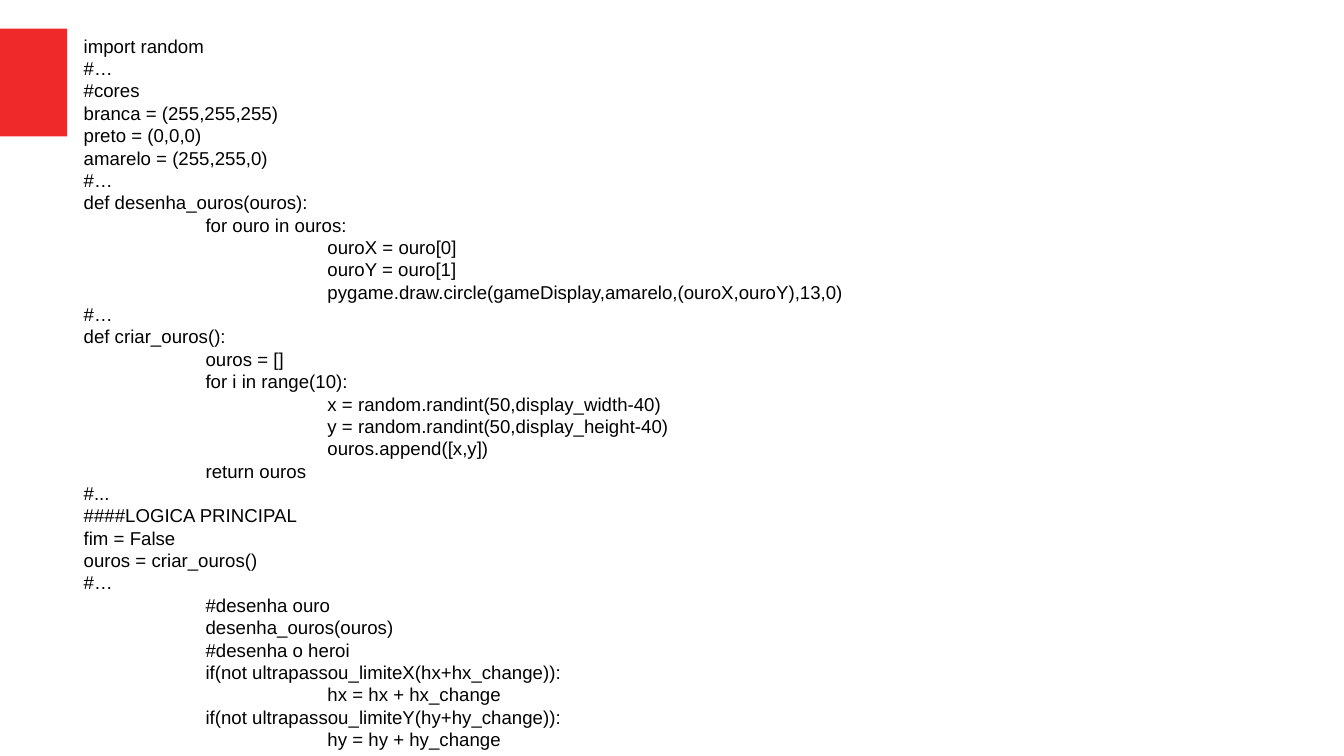
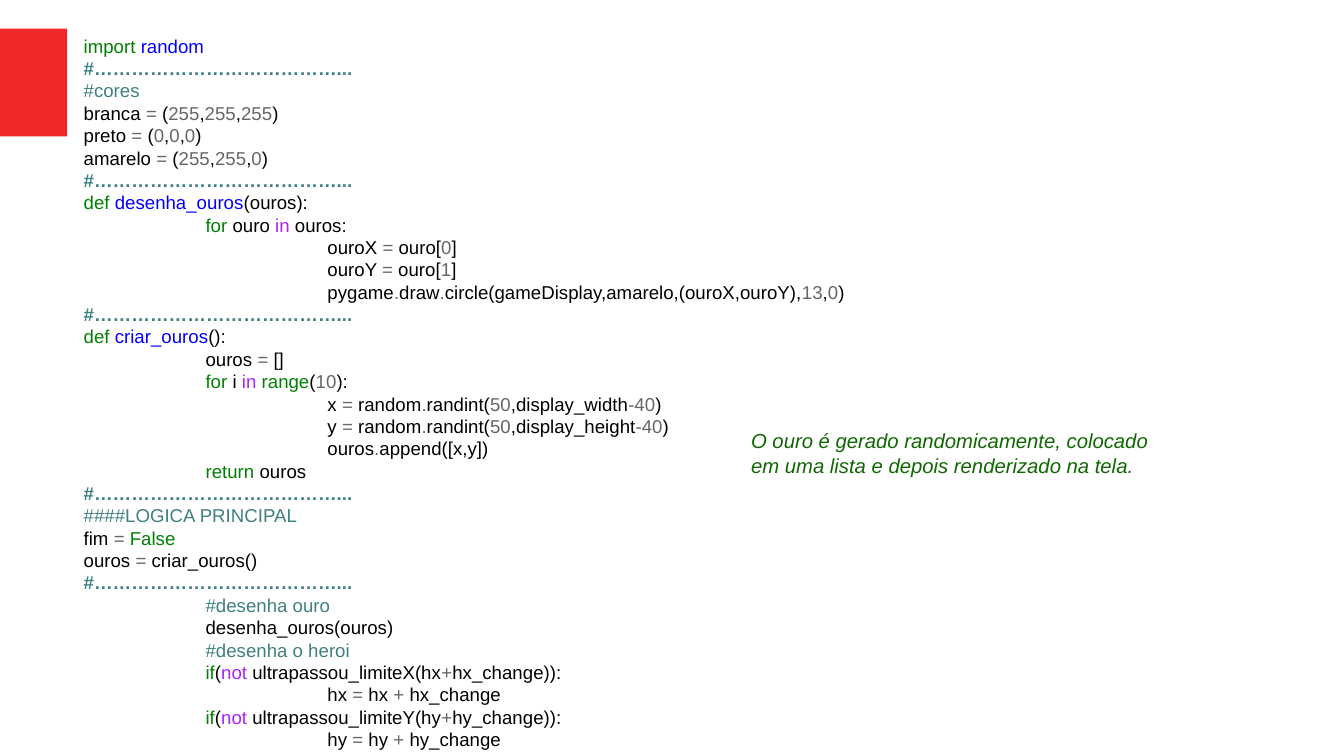
Before and after one commit to jeffersoncarvalho/SESCOMP-2019, a slide deck: slide 17 of curso-pygame.odp. Drawn at 1344x756 pixels with LibreOffice and Linux fonts; fonts in the diff are those of the drawing. Boxes give left, top, right and bottom in pixels: in the first picture for what was removed or moved away, otherwise in the second. Text is boxed around its words. In the diff, an @@ line names an element or a change of style, - is before the commit and + after.

```diff
--- a/curso-pygame.odp
+++ b/curso-pygame.odp
@@ text at (84, 39, 844, 750): text changed; text colour #000000 to #408080; bold on @@
-#…
+#…………………………………...
@@ text at (84, 39, 844, 750): text changed; text colour #000000 to #408080; bold on @@
-#…
+#…………………………………...
@@ text at (84, 39, 844, 750): text changed; text colour #000000 to #408080; bold on @@
-#…
+#…………………………………...
@@ text at (84, 39, 844, 750): text changed; text colour #000000 to #408080; bold on @@
-#...
+#…………………………………...
@@ text at (84, 39, 844, 750): text changed; text colour #000000 to #408080; bold on @@
-#…
+#…………………………………...
@@ text at (84, 39, 844, 750): text colour #000000 to #008000 in "import", "def", "for", "def" and 5 more places; text colour #000000 to #0000FF in "random", "desenha_ouros(ouros):", "criar_ouros():"; text colour #000000 to #408080 in "#cores", "####LOGICA PRINCIPAL", "#desenha ouro", "#desenha o heroi"; text colour #000000 to #666666 in "= (255,255,255)", "= (0,0,0)", "= (255,255,0)", "= ouro[0]" and 13 more places; text colour #000000 to #AA22FF in "in", "in", "if(not", "if(not" @@
@@ text added at (751, 433, 1148, 478), 12 pt, text #106802, italic @@
+O ouro é gerado randomicamente, colocado em uma lista e depois renderizado na tela.
```
Also in this commit, not shown: 9 other slides changed, 1 other file.
